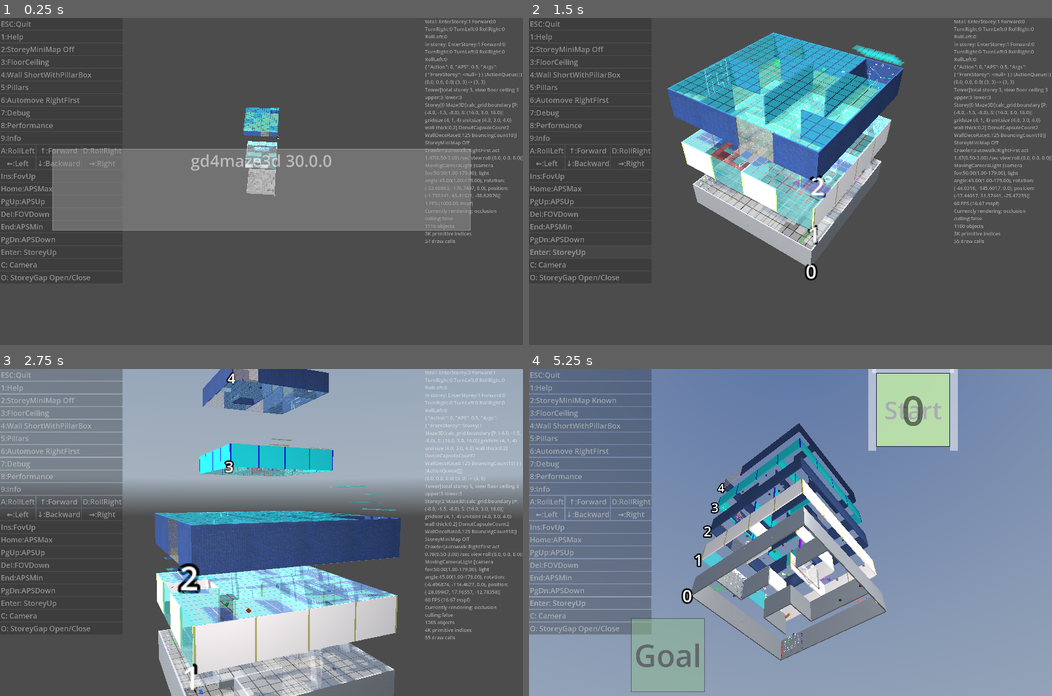
Above: before the commit, frames 1-4 (two rows, left to right).
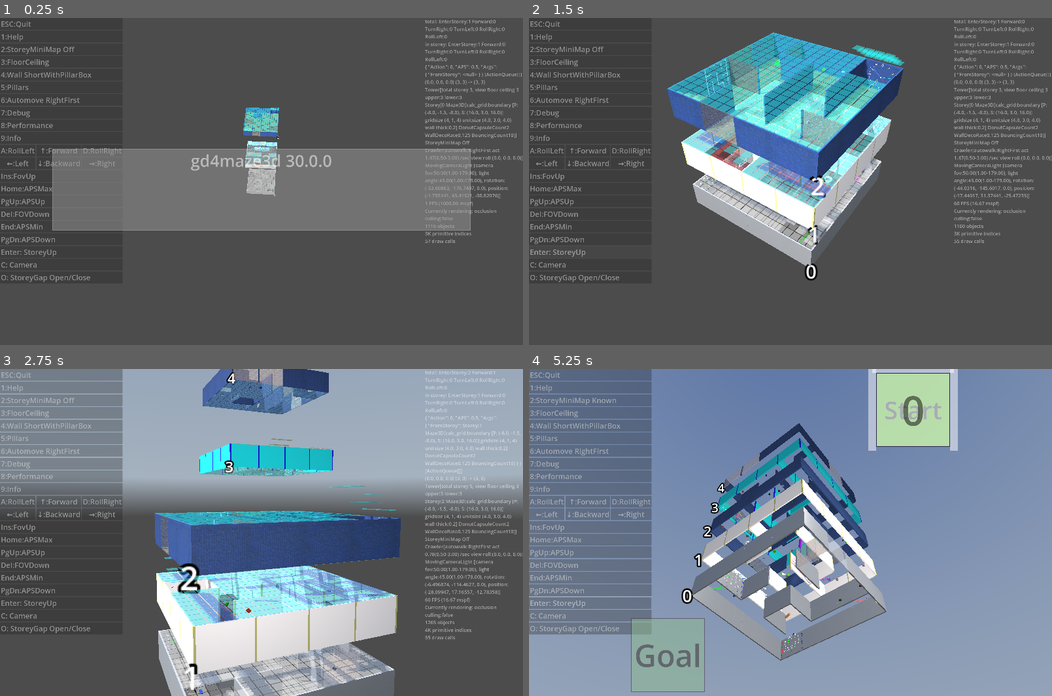
Above: after the commit, the same moments.

Repository: kasworld/gd4maze3d
Game: Godot game, scene res://main.tscn
Same seed, same stepped clock (60 frames per second), same inputs: the game is played once before the commit and once after it. A sky picture missing from this copy of the repository is replaced by a grey-blue gradient.
Inputs (mouse positions are in pixels of both pictures, inside the frame that each line leads up to):
- Up to frame 1 (0.25 s): no input
- Up to frame 2 (1.5 s): click "Enter: StoreyUp" at 0.5 s; click "Enter: StoreyUp" at 1.25 s
- Up to frame 3 (2.75 s): tap Enter at 2 s; move the mouse to (376, 516) at 2.02 s; hold Right from 2.03 s (still down); tap Q at 2.1 s; click (376, 516) at 2.17 s
- Up to frame 4 (5.25 s): move the mouse to (685, 548) at 2.77 s; release Right at 2.78 s; hold Down 2.78-3.53 s; tap one key every 0.75 s from 2.85 s: E 1 2 3; move the mouse to (842, 460) at 3.52 s; hold Right 3.53-4.28 s; move the mouse to (764, 597) at 4.27 s; hold Up 4.28-5.03 s; click (764, 597) at 4.42 s; move the mouse to (947, 581) at 5.02 s; hold Left from 5.03 s (still down)

The runs differ from the first frame. In frame 1, 0.1% of the frame differs, in the area x 46-54%, y 29-48%; in frame 2, 4.0%, in the area x 32-63%, y 8-69%; in frame 3, 2.9%; in frame 4, 1.1%.

Commit message:
wall scene insrance, use inner func

Diff:
--- a/maze_3d/maze_3d.gd
+++ b/maze_3d/maze_3d.gd
@@ -176,64 +176,56 @@
 		var t := Transform3D(Basis(), pos_list[i])
 		mms.multimesh.set_instance_transform(i,t)
 
-func make_wall_multi_shape(mat :Material, sz :Vector3, pos_list :Array) -> MultiMeshShape:
+func make_wall_multi_shape(mms :MultiMeshShape, mat :Material, sz :Vector3, pos_list :Array) -> void:
 	var mesh := BoxMesh.new()
 	mesh.size = sz
 	mesh.material = mat
-	var rtn : MultiMeshShape = preload("res://multi_mesh_shape/multi_mesh_shape.tscn").instantiate(
-		).init_with_mesh(mesh, pos_list.size())
-	pos_multimeshshape(rtn, pos_list)
-	$WallContainer.add_child(rtn)
-	return rtn
-
-var wall_multi_inst_V_main :MultiMeshShape
-var wall_multi_inst_H_main :MultiMeshShape
-var wall_multi_inst_V_sub :MultiMeshShape
-var wall_multi_inst_H_sub :MultiMeshShape
-var pos_list_V_main :Array
-var pos_list_H_main :Array
-var pos_list_V_sub :Array
-var pos_list_H_sub :Array
+	mms.init_with_mesh(mesh, pos_list.size())
+	pos_multimeshshape(mms, pos_list)
+
 func make_wall_by_maze() -> void:
+	var pos_list_V_main :Array
+	var pos_list_H_main :Array
+	var pos_list_V_sub :Array
+	var pos_list_H_sub :Array
+	var add_wall_at := func(x :int, y :int, dir :Maze.Flag) -> void:
+		match dir:
+			Maze.Flag.West, Maze.Flag.East:
+				if randf() < MakeSubWallRate:
+					pos_list_V_sub.append(calc_pos_face_V(x,y))
+				else:
+					pos_list_V_main.append(calc_pos_face_V(x,y))
+			Maze.Flag.North, Maze.Flag.South:
+				if randf() < MakeSubWallRate:
+					pos_list_H_sub.append(calc_pos_face_H(x,y))
+				else:
+					pos_list_H_main.append(calc_pos_face_H(x,y))
+
 	for y in PreCalced.Grid2D.y:
 		for x in PreCalced.Grid2D.x:
 			if not maze_cells.is_open_flag_at(x,y,Maze.Flag.North):
-				add_wall_at( x , y , Maze.Flag.North)
+				add_wall_at.call(x, y, Maze.Flag.North)
 			if not maze_cells.is_open_flag_at(x,y,Maze.Flag.West):
-				add_wall_at( x , y , Maze.Flag.West)
+				add_wall_at.call(x, y, Maze.Flag.West)
 
 	for x in PreCalced.Grid2D.x :
 		if not maze_cells.is_open_flag_at(x,PreCalced.Grid2D.y-1,Maze.Flag.South):
-			add_wall_at( x , PreCalced.Grid2D.y , Maze.Flag.South)
+			add_wall_at.call(x, PreCalced.Grid2D.y, Maze.Flag.South)
 
 	for y in PreCalced.Grid2D.y:
 		if not maze_cells.is_open_flag_at(PreCalced.Grid2D.x-1,y,Maze.Flag.East):
-			add_wall_at( PreCalced.Grid2D.x , y , Maze.Flag.East)
-
-	wall_multi_inst_V_main = make_wall_multi_shape(main_wall_mat, PreCalced.WallSize_V_Long, pos_list_V_main)
-	wall_multi_inst_H_main = make_wall_multi_shape(main_wall_mat, PreCalced.WallSize_H_Long, pos_list_H_main)
-	wall_multi_inst_V_sub = make_wall_multi_shape(sub_wall_mat, PreCalced.WallSize_V_Long, pos_list_V_sub)
-	wall_multi_inst_H_sub = make_wall_multi_shape(sub_wall_mat, PreCalced.WallSize_H_Long, pos_list_H_sub)
+			add_wall_at.call(PreCalced.Grid2D.x, y, Maze.Flag.East)
+
+	make_wall_multi_shape($WallContainer/VMain, main_wall_mat, PreCalced.WallSize_V_Long, pos_list_V_main)
+	make_wall_multi_shape($WallContainer/HMain, main_wall_mat, PreCalced.WallSize_H_Long, pos_list_H_main)
+	make_wall_multi_shape($WallContainer/VSub, sub_wall_mat, PreCalced.WallSize_V_Long, pos_list_V_sub)
+	make_wall_multi_shape($WallContainer/HSub, sub_wall_mat, PreCalced.WallSize_H_Long, pos_list_H_sub)
 
 func calc_pos_face_V(x :int, y :int) -> Vector3:
 	return calc_grid.posi_to_linepos(Vector3i(x,0,y)) + Vector3(0, calc_grid.unit_size.y/2, calc_grid.unit_size.z/2)
 
 func calc_pos_face_H(x :int, y :int) -> Vector3:
 	return calc_grid.posi_to_linepos(Vector3i(x,0,y)) + Vector3(calc_grid.unit_size.x/2, calc_grid.unit_size.y/2, 0)
-
-func add_wall_at(x :int, y :int, dir :Maze.Flag) -> void:
-	match dir:
-		Maze.Flag.West, Maze.Flag.East:
-			if randf() < MakeSubWallRate:
-				pos_list_V_sub.append(calc_pos_face_V(x,y))
-			else:
-				pos_list_V_main.append(calc_pos_face_V(x,y))
-		Maze.Flag.North, Maze.Flag.South:
-			if randf() < MakeSubWallRate:
-				pos_list_H_sub.append(calc_pos_face_H(x,y))
-			else:
-				pos_list_H_main.append(calc_pos_face_H(x,y))
-
 
 func deco_pos_by_dir(x :int, y :int, dir :Maze.Flag) -> Vector3:
 	match dir:
@@ -268,15 +260,15 @@
 
 func set_wall_size_long(b :bool) -> void:
 	if b:
-		wall_multi_inst_H_main.multimesh.mesh.size = PreCalced.WallSize_H_Long
-		wall_multi_inst_H_sub.multimesh.mesh.size = PreCalced.WallSize_H_Long
-		wall_multi_inst_V_main.multimesh.mesh.size = PreCalced.WallSize_V_Long
-		wall_multi_inst_V_sub.multimesh.mesh.size = PreCalced.WallSize_V_Long
+		$WallContainer/HMain.multimesh.mesh.size = PreCalced.WallSize_H_Long
+		$WallContainer/HSub.multimesh.mesh.size = PreCalced.WallSize_H_Long
+		$WallContainer/VMain.multimesh.mesh.size = PreCalced.WallSize_V_Long
+		$WallContainer/VSub.multimesh.mesh.size = PreCalced.WallSize_V_Long
 	else:
-		wall_multi_inst_H_main.multimesh.mesh.size = PreCalced.WallSize_H_Short
-		wall_multi_inst_H_sub.multimesh.mesh.size = PreCalced.WallSize_H_Short
-		wall_multi_inst_V_main.multimesh.mesh.size = PreCalced.WallSize_V_Short
-		wall_multi_inst_V_sub.multimesh.mesh.size = PreCalced.WallSize_V_Short
+		$WallContainer/HMain.multimesh.mesh.size = PreCalced.WallSize_H_Short
+		$WallContainer/HSub.multimesh.mesh.size = PreCalced.WallSize_H_Short
+		$WallContainer/VMain.multimesh.mesh.size = PreCalced.WallSize_V_Short
+		$WallContainer/VSub.multimesh.mesh.size = PreCalced.WallSize_V_Short
 
 enum WallView {Off, Short, Long}
 func view_walls(v :WallView) -> void:
--- a/maze_3d/maze_3d.tscn
+++ b/maze_3d/maze_3d.tscn
@@ -3,6 +3,9 @@
 [ext_resource type="Script" uid="uid://dcw2hfmbwc2pm" path="res://maze_3d/maze_3d.gd" id="1_0k1os"]
 [ext_resource type="PackedScene" uid="uid://btil787jb7edu" path="res://plot_3d/plot_3d.tscn" id="2_2b0r0"]
 [ext_resource type="PackedScene" uid="uid://cfnbpemvoy1i6" path="res://multi_mesh_shape/multi_mesh_shape.tscn" id="3_7je7j"]
+
+[sub_resource type="MultiMesh" id="MultiMesh_7je7j"]
+resource_local_to_scene = true
 
 [sub_resource type="MultiMesh" id="MultiMesh_wt25u"]
 resource_local_to_scene = true
@@ -13,7 +16,16 @@
 [sub_resource type="MultiMesh" id="MultiMesh_dvc8l"]
 resource_local_to_scene = true
 
-[sub_resource type="MultiMesh" id="MultiMesh_7je7j"]
+[sub_resource type="MultiMesh" id="MultiMesh_d2cqh"]
+resource_local_to_scene = true
+
+[sub_resource type="MultiMesh" id="MultiMesh_f705r"]
+resource_local_to_scene = true
+
+[sub_resource type="MultiMesh" id="MultiMesh_8b0s3"]
+resource_local_to_scene = true
+
+[sub_resource type="MultiMesh" id="MultiMesh_ql2o8"]
 resource_local_to_scene = true
 
 [node name="Maze3D" type="Node3D" unique_id=1197400707]
@@ -21,16 +33,28 @@
 
 [node name="WallContainer" type="Node3D" parent="." unique_id=1744184575]
 
-[node name="Floor" parent="." unique_id=1200192443 instance=ExtResource("2_2b0r0")]
+[node name="VMain" parent="WallContainer" unique_id=211187273 instance=ExtResource("3_7je7j")]
+multimesh = SubResource("MultiMesh_7je7j")
+
+[node name="HMain" parent="WallContainer" unique_id=491936474 instance=ExtResource("3_7je7j")]
 multimesh = SubResource("MultiMesh_wt25u")
 
-[node name="Ceiling" parent="." unique_id=814222085 instance=ExtResource("2_2b0r0")]
+[node name="VSub" parent="WallContainer" unique_id=174405396 instance=ExtResource("3_7je7j")]
 multimesh = SubResource("MultiMesh_7o0nl")
 
-[node name="BoxPillars" parent="." unique_id=211187273 instance=ExtResource("3_7je7j")]
+[node name="HSub" parent="WallContainer" unique_id=1774872961 instance=ExtResource("3_7je7j")]
+multimesh = SubResource("MultiMesh_dvc8l")
+
+[node name="Floor" parent="." unique_id=1200192443 instance=ExtResource("2_2b0r0")]
+multimesh = SubResource("MultiMesh_d2cqh")
+
+[node name="Ceiling" parent="." unique_id=814222085 instance=ExtResource("2_2b0r0")]
+multimesh = SubResource("MultiMesh_f705r")
+
+[node name="BoxPillars" parent="." unique_id=1384246334 instance=ExtResource("3_7je7j")]
 visible = false
-multimesh = SubResource("MultiMesh_dvc8l")
+multimesh = SubResource("MultiMesh_8b0s3")
 
 [node name="CapsulePillars" parent="." unique_id=1088320687 instance=ExtResource("3_7je7j")]
 visible = false
-multimesh = SubResource("MultiMesh_7je7j")
+multimesh = SubResource("MultiMesh_ql2o8")
